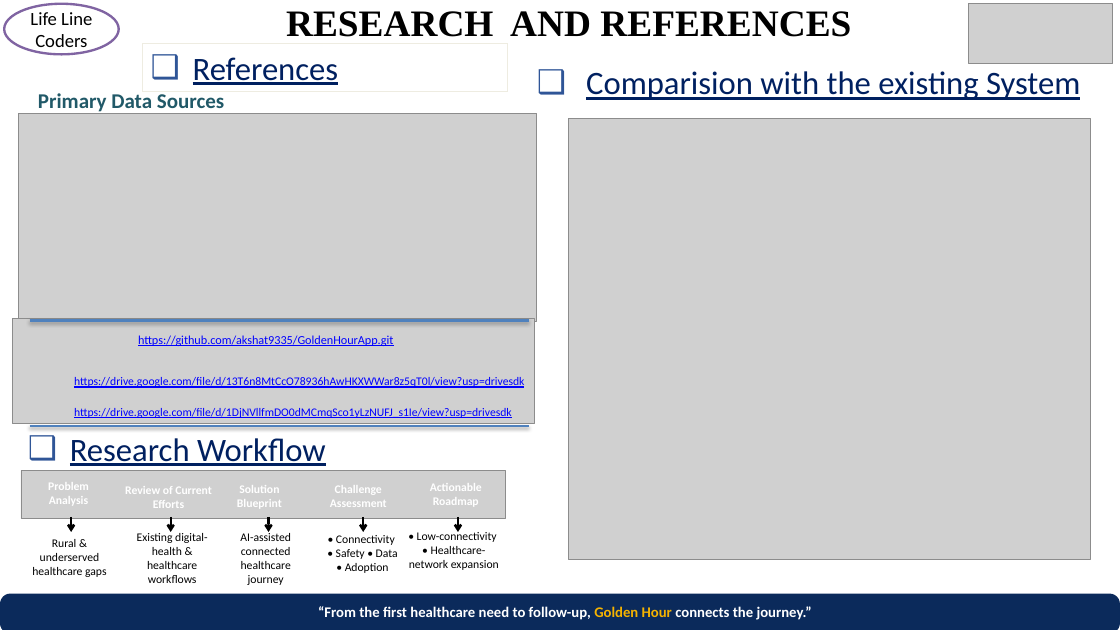
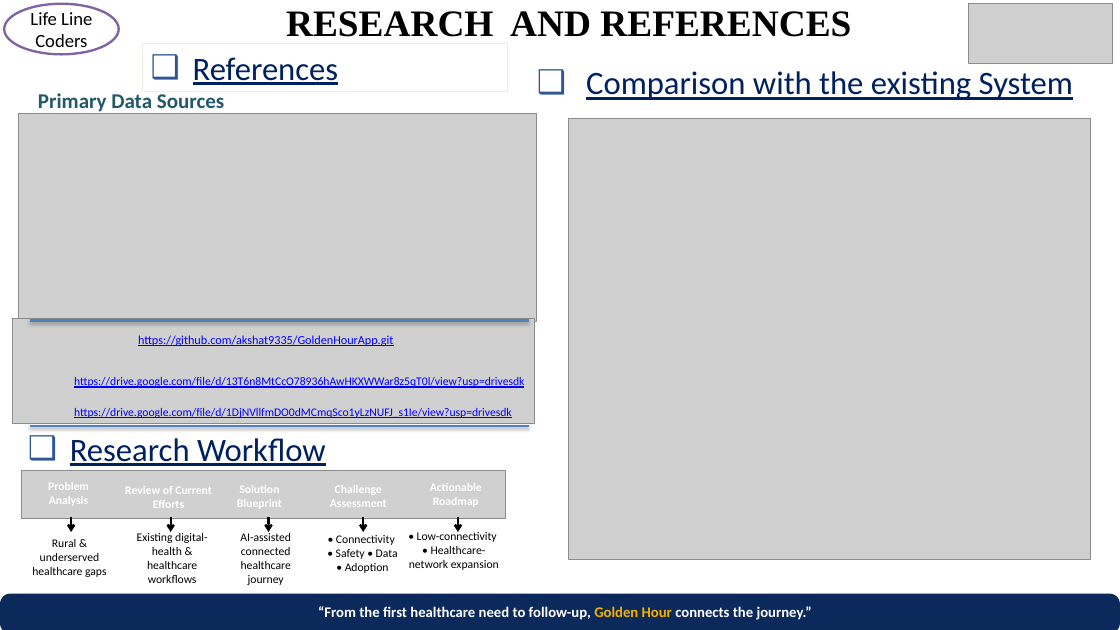
Before and after one commit to akshat9335/GoldenHourApp, a slide deck: slide 6 of Golden_Hour_SIH26133_Presentation.pptx. Drawn at 1120x630 pixels with LibreOffice and Linux fonts; fonts in the diff are those of the drawing; grey boxes stand for pictures. Boxes give left, top, right and bottom in pixels: in the first picture for what was removed or moved away, otherwise in the second. Text is boxed around its words. In the diff, an @@ line names an element or a change of style, - is before the commit and + after.

Commit message:
fix(presentation): correct spelling of Comparison on Slide 6

```diff
--- a/Golden_Hour_SIH26133_Presentation.pptx
+++ b/Golden_Hour_SIH26133_Presentation.pptx
@@ text at (586, 71, 1073, 100): text changed @@
-❑ Comparision with the existing System
+❑ Comparison with the existing System
```
Also in this commit, not shown: 2 other files.
